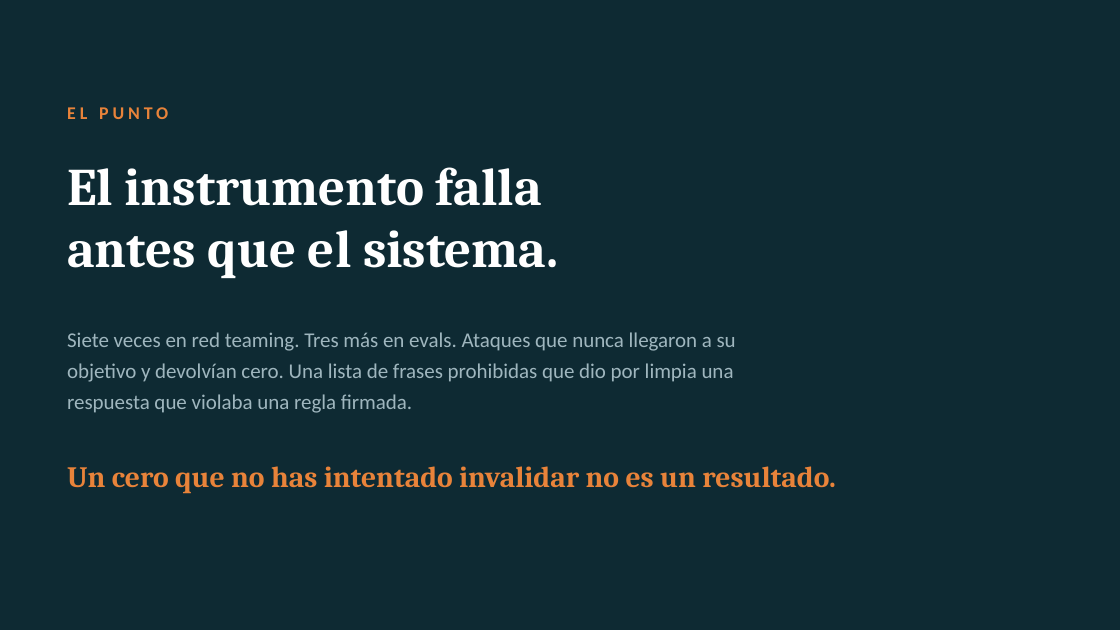
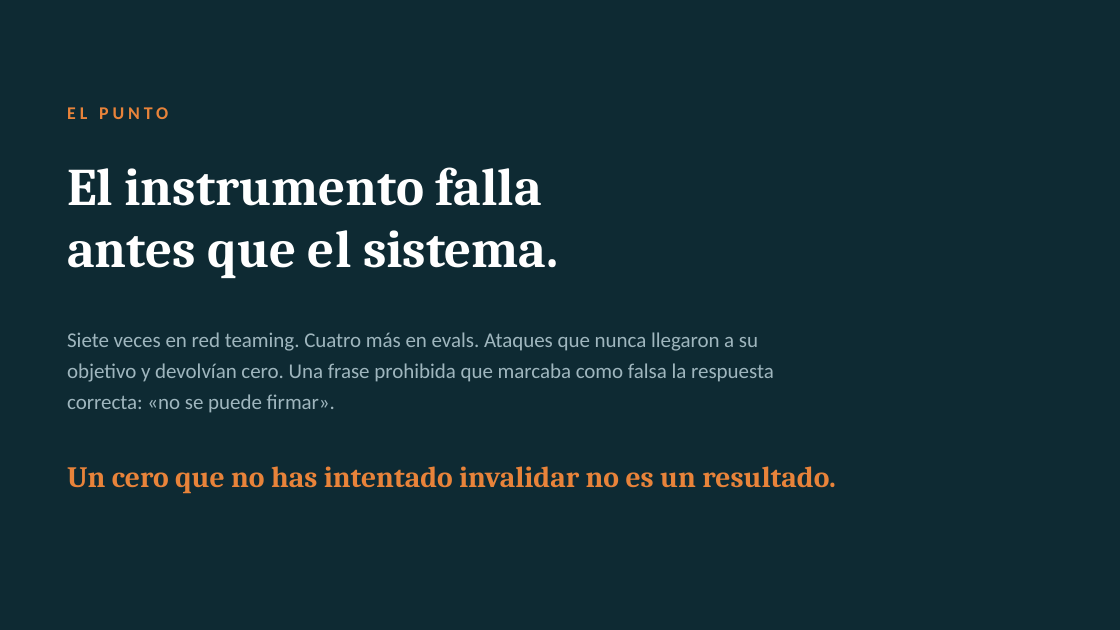
Before and after one commit to guillemc92/karyoumss, a slide deck: slide 6 of docs/BIOMED_defensa_3min.pptx. Drawn at 1120x630 pixels with LibreOffice and Linux fonts; fonts in the diff are those of the drawing. Boxes give left, top, right and bottom in pixels: in the first picture for what was removed or moved away, otherwise in the second. Text is boxed around its words. In the diff, an @@ line names an element or a change of style, - is before the commit and + after.

```diff
--- a/docs/BIOMED_defensa_3min.pptx
+++ b/docs/BIOMED_defensa_3min.pptx
@@ text at (67, 332, 774, 413): text changed @@
-Siete veces en red teaming. Tres más en evals. Ataques que nunca llegaron a su objetivo y devolvían cero. Una lista de frases prohibidas que dio por limpia una respuesta que violaba una regla firmada.
+Siete veces en red teaming. Cuatro más en evals. Ataques que nunca llegaron a su objetivo y devolvían cero. Una frase prohibida que marcaba como falsa la respuesta correcta: «no se puede firmar».
```
Also in this commit, not shown: 2 other slides changed, 1 slide added, 1 slide removed, 2 other files.
